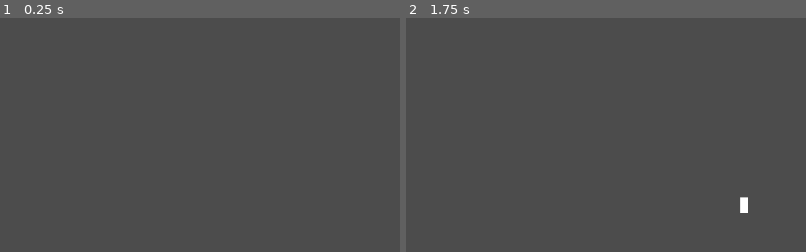
Above: before the commit, frames 1-2 (left to right).
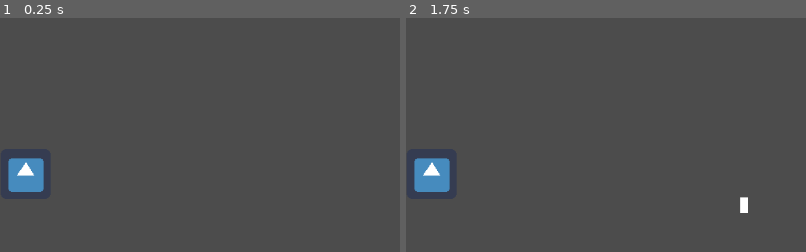
Above: after the commit, the same moments.

Repository: Gladys-Magni/Magni
Game: Godot game, scene res://Game.tscn
Two runs of this game, one before a commit and one after it. Both use one fixed random seed, a clock stepped at 60 frames per second and the inputs below. The engine's default icon, where the game draws it, is replaced by a stand-in: a white triangle on a blue panel in a dark square.
Inputs:
- Up to frame 1 (0.25 s): no input
- Up to frame 2 (1.75 s): tap Enter at 0.5 s; hold D (right) 0.53-1.28 s; tap Space at 1.25 s; hold S (backward) from 1.28 s (still down)
The pictures show only the part of the screen within x 46-96%, y 50-100%; the shares and areas given below are measured in that part.

The runs differ from the first frame. In frame 1, 1.3% of the frame differs, in the area x 2-11%, y 59-75%; in frame 2, 1.3%.

Commit message:
added enemyboat class

Diff:
--- a/project/Game.tscn
+++ b/project/Game.tscn
@@ -1,9 +1,11 @@
-[gd_scene load_steps=6 format=2]
+[gd_scene load_steps=8 format=2]
 
 [ext_resource path="res://assets/boat.png" type="Texture" id=1]
 [ext_resource path="res://Player.gd" type="Script" id=2]
 [ext_resource path="res://enemy/Enemy.gd" type="Script" id=3]
 [ext_resource path="res://assets/enemy.png" type="Texture" id=4]
+[ext_resource path="res://icon.png" type="Texture" id=5]
+[ext_resource path="res://enemy/EnemyBoat.gd" type="Script" id=6]
 
 [sub_resource type="ShaderMaterial" id=1]
 
@@ -27,6 +29,13 @@
 [node name="Sprite" type="Sprite" parent="EnemyCollection/Enemy1"]
 texture = ExtResource( 4 )
 
+[node name="Enemy2" type="Node2D" parent="EnemyCollection"]
+position = Vector2( 500, 500 )
+script = ExtResource( 6 )
+
+[node name="Sprite" type="Sprite" parent="EnemyCollection/Enemy2"]
+texture = ExtResource( 5 )
+
 [node name="ProjectileCollection" type="Node2D" parent="."]
 
 [node name="Level" type="Node2D" parent="."]
--- a/project/enemy/Enemy.gd
+++ b/project/enemy/Enemy.gd
@@ -5,21 +5,27 @@
 class_name Enemy
 
 # speed the object moves with
-var speed := 0
+var speed
 
 # range of sight as rectangle because circles are too hard >:)
-var sight := 300
+var sight
+
+# health points
+var hp
 
 # player (only one for now)
-onready var player := get_node("/root/Game/Player")
+var player
 
-func _init(speed = 5):
+func _init(speed = 5, sight = 300, hp = 100):
 	self.speed = speed
+	self.sight = sight
+	self.hp = hp
 
 
 # Called when the node enters the scene tree for the first time.
 func _ready():
-	pass # Replace with function body.
+	# load player when entering tree
+	player = get_node("/root/Game/Player")
 
 # get player position and move towards him
 func move():
--- /dev/null
+++ b/project/enemy/EnemyBoat.gd
@@ -0,0 +1,31 @@
+extends Enemy
+
+class_name EnemyBoat
+
+# attack_timer
+var attack_timer = null
+
+# speed of boat is 7
+func _init():
+	._init(2, 200, 100)
+
+# shoot if the player is in range
+func shoot():
+	if(!in_sight()):
+		return
+
+	print("shoot")
+
+# Called when the node enters the scene tree for the first time.
+func _ready():
+	init_attack_timer()
+
+# create new timer and add to tree as child
+func init_attack_timer():
+	attack_timer = Timer.new()
+	attack_timer.one_shot = false
+	attack_timer.wait_time = 5.0
+	attack_timer.connect("timeout", self, "shoot")
+
+	add_child(attack_timer)
+	attack_timer.start()
--- a/project/project.godot
+++ b/project/project.godot
@@ -13,9 +13,15 @@
 "class": "Enemy",
 "language": "GDScript",
 "path": "res://enemy/Enemy.gd"
+}, {
+"base": "Enemy",
+"class": "EnemyBoat",
+"language": "GDScript",
+"path": "res://enemy/EnemyBoat.gd"
 } ]
 _global_script_class_icons={
-"Enemy": ""
+"Enemy": "",
+"EnemyBoat": ""
 }
 
 [application]
